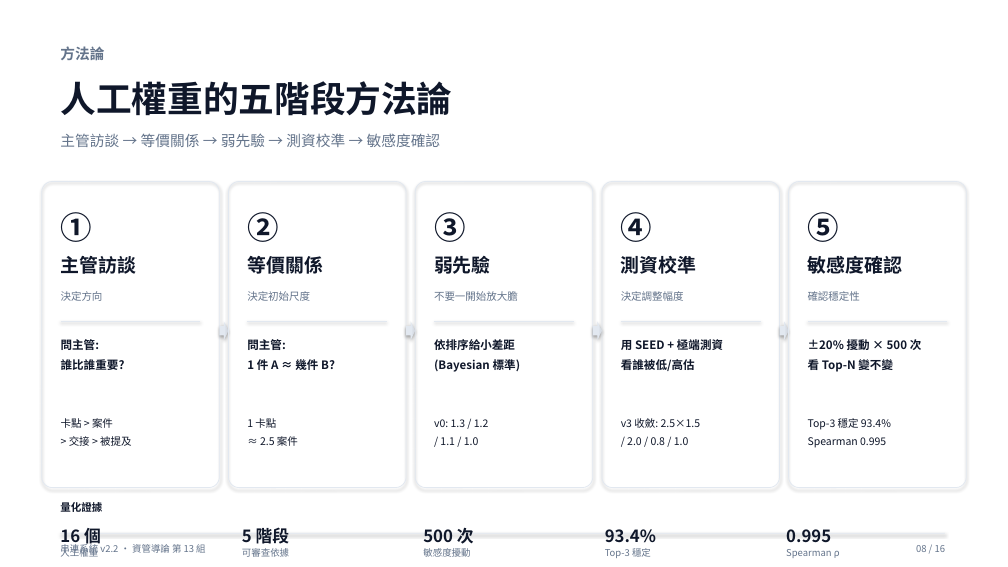
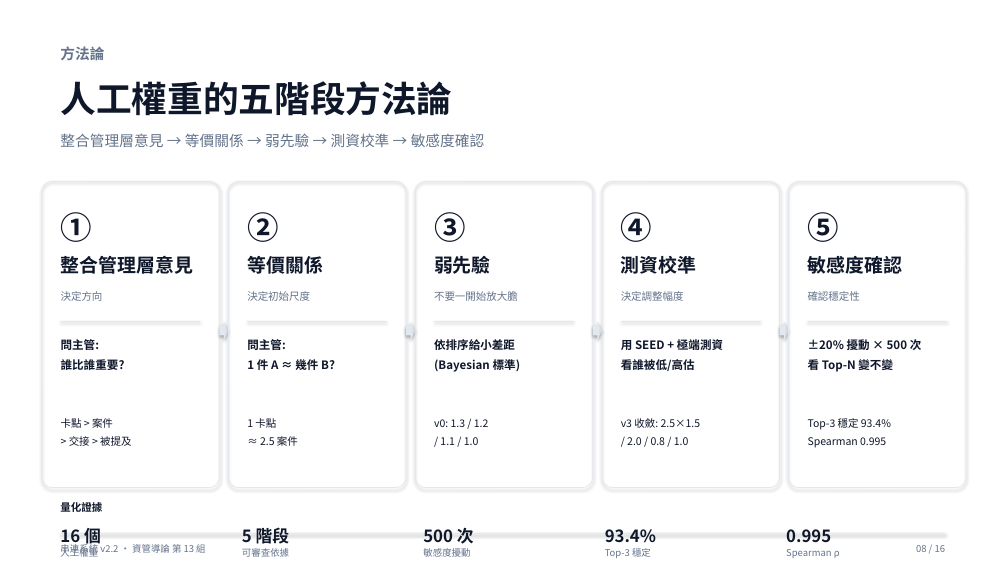
Before and after one commit to Peter2594/chuanlien-system-v2, a slide deck: slide 8 of docs/串連系統_簡報.pptx. Drawn at 1008x567 pixels with LibreOffice and Linux fonts; fonts in the diff are those of the drawing. Boxes give left, top, right and bottom in pixels: in the first picture for what was removed or moved away, otherwise in the second. Text is boxed around its words. In the diff, an @@ line names an element or a change of style, - is before the commit and + after.

Commit message:
docs: 階段 ① 改名為「整合管理層意見」(取代「主管訪談」)
「主管訪談」會讓教授追問「你訪了幾個？訪了多久？」 — 我們沒做正式訪談。
改成「整合管理層意見」更精準：盤點業界文獻 + 團隊接觸過的管理場景 + 共識直覺。

Future Work 仍保留「5+ 真實主管半結構式訪談」作為理想目標。

```diff
--- a/docs/串連系統_簡報.pptx
+++ b/docs/串連系統_簡報.pptx
@@ text at (60,133,485,147): text changed @@
-主管訪談 → 等價關係 → 弱先驗 → 測資校準 → 敏感度確認
+整合管理層意見 → 等價關係 → 弱先驗 → 測資校準 → 敏感度確認
@@ text at (61,256,193,274): text changed @@
-主管訪談
+整合管理層意見
```
Also in this commit, not shown: 2 other files.
